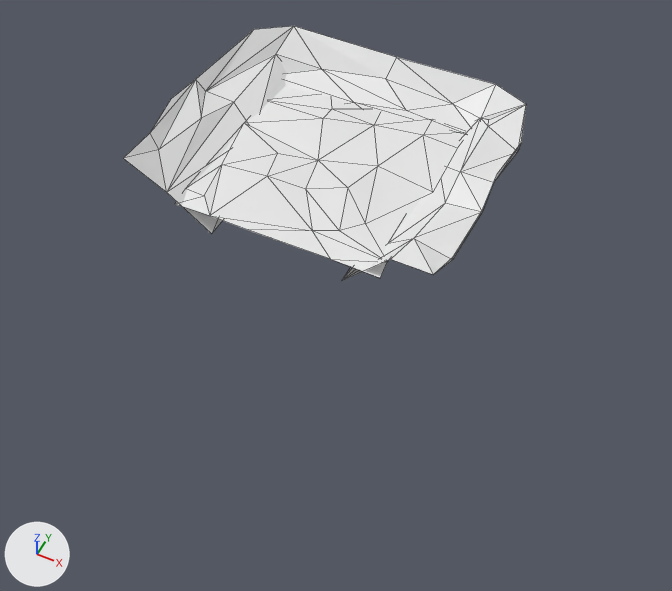
One commit to the Blender file Assets/Models/Landscape/BeachHouseLandscape.blend: the scene before it, then after it.
The view is the same before and after, from a 50 mm camera at (121.0, -234.0, 224.0) aimed at (25.0, -43.0, -15.0). Arrows for +X, +Y and +Z are at lower left; the lights stay in place. Mesh edges are drawn as thin lines.

Names of what the first picture shows: 'Barriers', 'BeachHouseLandscapeMesh'.
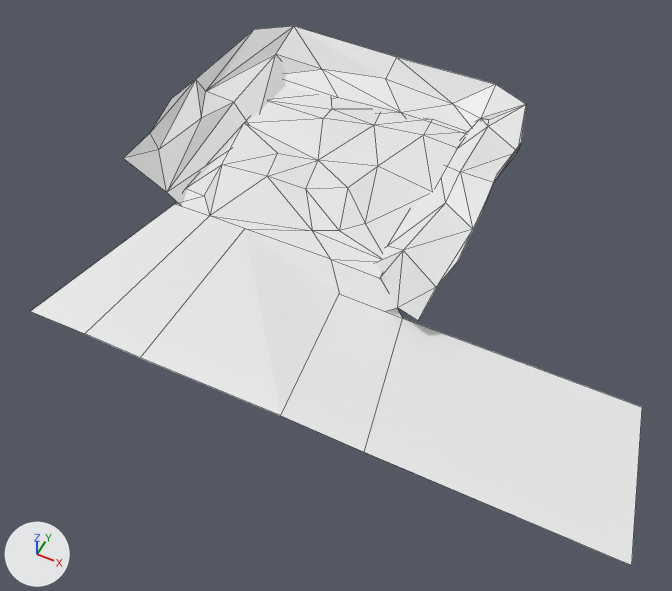
Changed parts and their boxes (x1, y1, x2, y2) in the pictures (672 x 591 px; the box of a moved part takes in the faces that stretch with it):
'BeachHouseLandscapeMesh', reshaped (111% wider, 149% taller): before (175, 86, 464, 278); after (30, 86, 642, 565)
'Barriers', reshaped (16% taller): before (124, 26, 526, 280); after (124, 26, 526, 321)
part 1 of me_plane, added: after (30, 204, 642, 565)
part 2 of me_plane_001, moved or reshaped: before (343, 238, 453, 280); after (376, 246, 436, 321)

Edits to the bpy script that builds the scene:
```text
Change me_plane:
    where me_plane.from_pydata(...)  # 31 vertices, 44 faces; spans x -2.01..2.01, y -2.01..2.0, z -0.09..0.23
    used by ob_beachhouselandscapemesh; location = (0.0, 0.0, 0.0); scale = (20.0, 20.0, 20.0)
    verts and faces of me_plane; kept vertices keep their numbers, new ones are numbered from 31
    before: 0 (-2.01, -1.99, -0.09) at pixel (174, 203), 2 (1.1, -2.0, -0.06) at pixel (330, 259), 10 (2.01, -1.99, -0.09) at pixel (380, 278), 14 (-0.57, -2.0, -0.08) at pixel (244, 228), 26 (-1.27, -2.01, -0.05) at pixel (209, 215)
    me_plane part 1
    add verts[31] = (-2.98, -4.94, -0.47)  # pixel (30, 311)
    add verts[32] = (1.74, -4.94, -0.41)  # pixel (280, 415)
    add verts[33] = (3.13, -4.94, -0.44)  # pixel (364, 452)
    add verts[34] = (-0.79, -4.94, -0.46)  # pixel (140, 357)
    add verts[35] = (-1.85, -4.95, -0.43)  # pixel (84, 333)
    add verts[36] = (1.46, -2.4, -0.34)  # pixel (339, 293)
    add verts[37] = (2.6, -2.4, -0.37)  # pixel (402, 318)
    add verts[38] = (7.05, -4.94, -0.44)  # pixel (631, 565)
    add verts[39] = (6.53, -2.4, -0.37)  # pixel (642, 407)
    add faces += [(2, 14, 34, 32, 36), (32, 33, 37, 36), (0, 31, 35, 26), (14, 26, 35, 34), (2, 36, 37, 10), (33, 38, 39, 37)]
Change me_plane_001:
    used by ob_barriers; location = (0.0, 38.7, 3.8); rotation_euler = (0.785, 0.0, 0.0), in degrees (45, 0, 0); scale = (45.0, 20.0, 20.0)
    remove me_plane_001.from_pydata(...)  # 3265 vertices, 3093 faces; spans x -1.37..1.41, y -3.28..1.0, z -0.72..3.35
    add me_plane_001.from_pydata(...)  # 3265 vertices, 3093 faces; spans x -1.37..1.41, y -4.01..1.0, z -0.72..3.35
    me_plane_001 part 2: 99 of 3265 vertices moved; they spanned x 0.57..1.34, y -3.27..-2.42, z 2.07..3.28 and now span x 0.58..1.37, y -4.01..-2.44, z 2.06..3.22; mean shift (0.04, -0.33, -0.06); largest move (0.57, -3.27, 2.27) -> (0.65, -4.01, 2.07)
```
